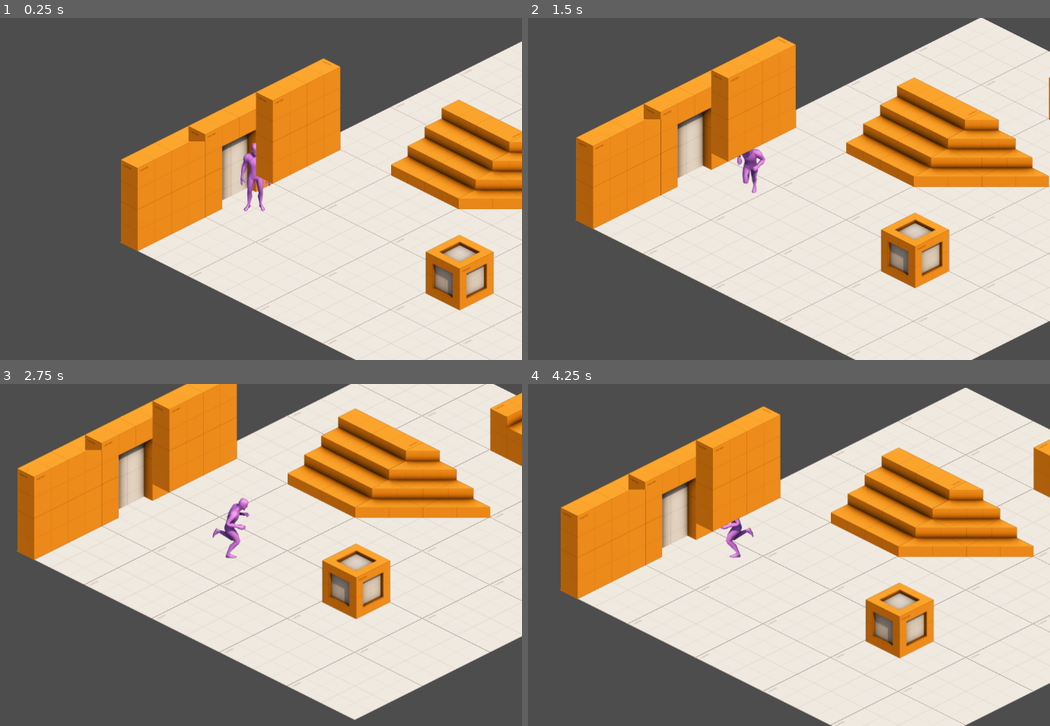
Above: before the commit, frames 1-4 (two rows, left to right).
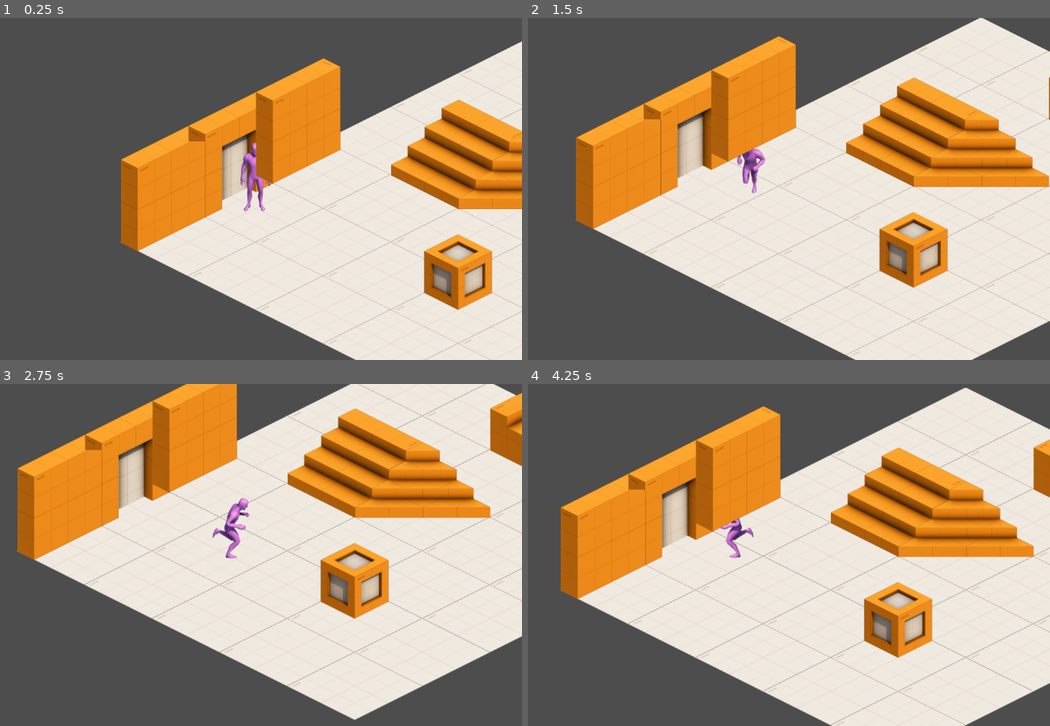
Above: after the commit, the same moments.

Repository: hubert3103/ChromaBlock
Game: Godot game, scene res://Marijn/Level1/level1.tscn
Same seed, same stepped clock (60 frames per second), same inputs: the game is played once before the commit and once after it. The project has no main scene, so this scene is started directly.
Inputs:
- Up to frame 1 (0.25 s): no input
- Up to frame 2 (1.5 s): hold D (move_right) 0.53-1.28 s; hold S (move_down) from 1.28 s (still down)
- Up to frame 3 (2.75 s): release S (move_down) at 2.03 s; hold D (move_right) from 2.03 s (still down)
- Up to frame 4 (4.25 s): release D (move_right) at 2.78 s; hold W (move_up) 2.78-3.53 s; hold A (move_left) from 3.53 s (still down)

The runs differ from the first frame. In frame 1, 0.6% of the frame differs, in the area x 81-95%, y 63-86%; in frame 2, 0.6%; in frame 3, 0.6%; in frame 4, 0.7%, in the area x 64-78%, y 57-81%.

Commit message:
Changed hitboxes

Diff:
--- a/Marijn/Level1/level1.tscn
+++ b/Marijn/Level1/level1.tscn
@@ -395,7 +395,7 @@
 occlusion_enabled = false
 
 [node name="Crate" parent="." unique_id=2143499831 instance=ExtResource("8_q0ovb")]
-position = Vector2(535, 134)
+position = Vector2(532, 133)
 
 [node name="Player" parent="." unique_id=113525314 instance=ExtResource("3_8q58m")]
 position = Vector2(0, 0)
--- a/Marijn/crate.gd
+++ b/Marijn/crate.gd
@@ -3,5 +3,20 @@
 @export var push_speed = 100
 
 func push(direction: Vector2):
-	velocity = direction * push_speed
+	if direction == Vector2.ZERO:
+		return
+
+	var diag = Vector2(
+		sign(direction.x),
+		sign(direction.y)
+	)
+
+	# If purely horizontal, choose vertical based on last movement (example fallback)
+	if diag.y == 0:
+		diag.y = 1 if direction.y >= 0 else -1
+
+	if diag.x == 0:
+		diag.x = 1 if direction.x >= 0 else -1
+
+	velocity = diag.normalized() * push_speed
 	move_and_slide()
--- a/Marijn/crate.tscn
+++ b/Marijn/crate.tscn
@@ -1,18 +1,21 @@
-[gd_scene format=3 uid="uid://cahbgn8fsikxk"]
+[gd_scene format=3 uid="uid://ceninen4wl1vr"]
 
 [ext_resource type="Script" uid="uid://duacwllpnsbu4" path="res://Marijn/crate.gd" id="1_rxb5b"]
 [ext_resource type="Texture2D" uid="uid://bgfmx3lamubgk" path="res://art/Isometric/crate_E.png" id="1_vc41l"]
 
 [sub_resource type="RectangleShape2D" id="RectangleShape2D_rxb5b"]
-size = Vector2(103, 107)
+size = Vector2(90.50967, 90.509674)
 
 [node name="Crate" type="CharacterBody2D" unique_id=2143499831]
 script = ExtResource("1_rxb5b")
+push_speed = 25
 
 [node name="CrateSprite" type="Sprite2D" parent="." unique_id=437452478]
 position = Vector2(108, -37)
 texture = ExtResource("1_vc41l")
 
 [node name="CollisionShape2D" type="CollisionShape2D" parent="." unique_id=1592186791]
-position = Vector2(108.5, 115.5)
+position = Vector2(108, 114)
+rotation = 0.7853982
+scale = Vector2(0.9999999, 0.9999999)
 shape = SubResource("RectangleShape2D_rxb5b")
Not shown: 1 places in Marijn/Level1/level1.tscn that only renumber resources
